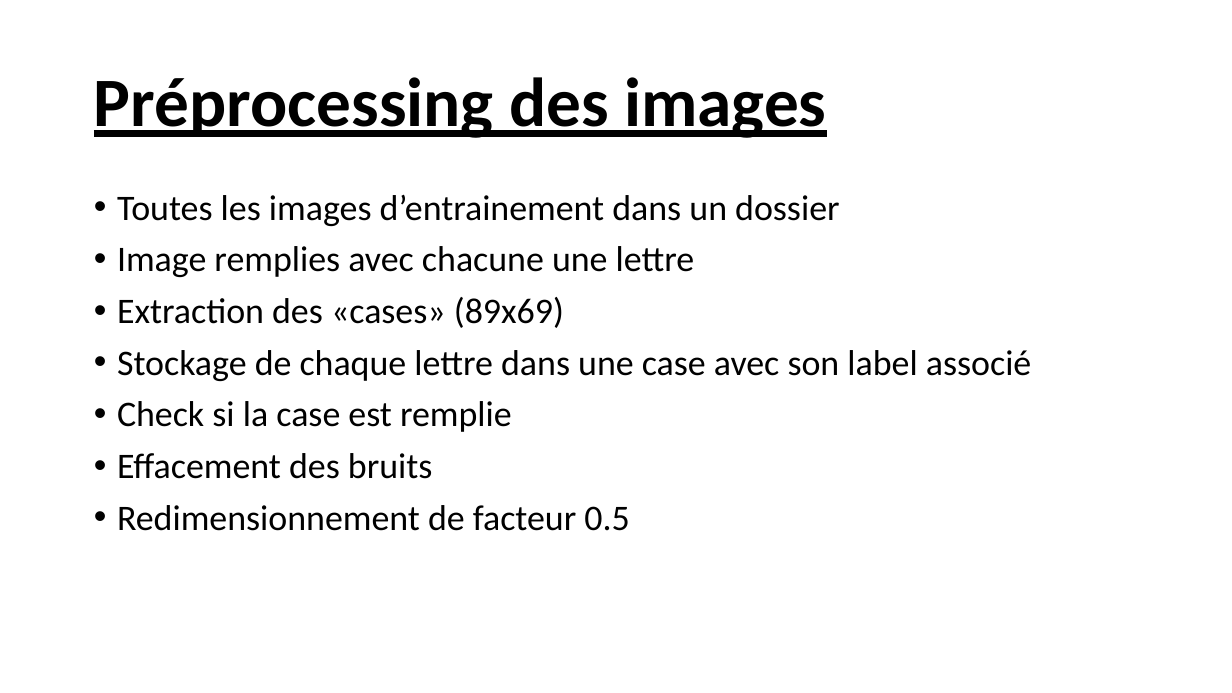
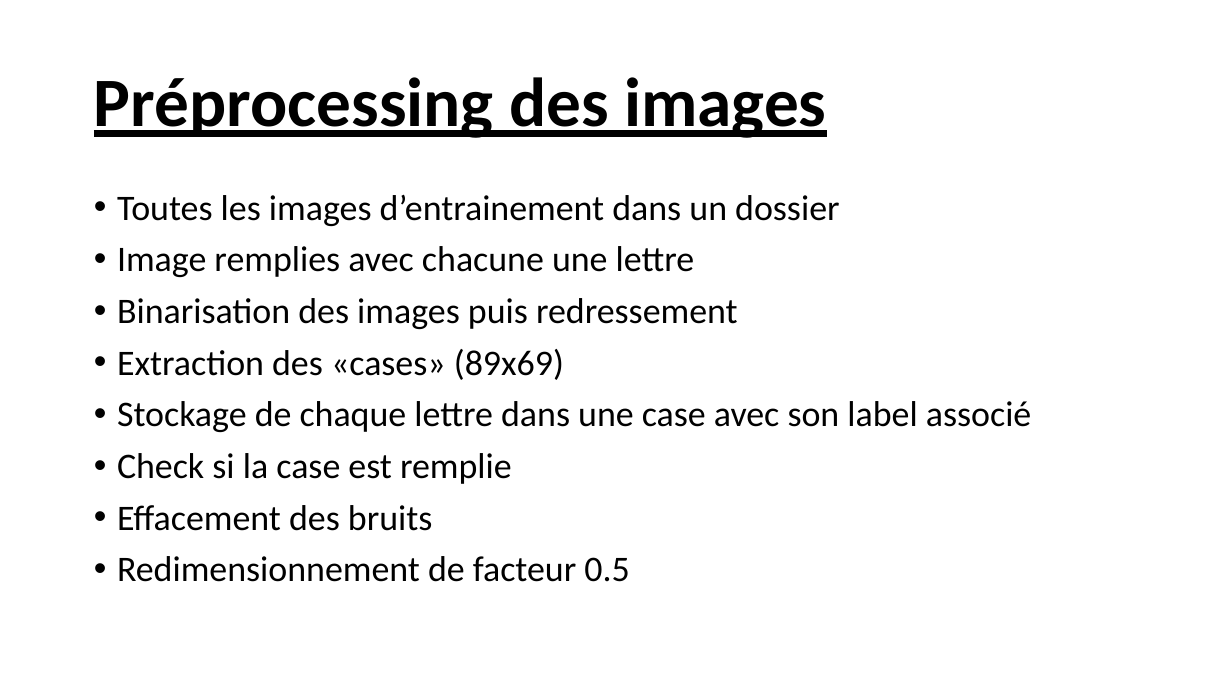
Before and after one commit to MacherelR/ProjetML4E, a slide deck: slide 3 of Présentation/MachLearn_Macherel_Evard.pptx. Drawn at 1232x693 pixels with LibreOffice and Linux fonts; fonts in the diff are those of the drawing. Boxes give left, top, right and bottom in pixels: in the first picture for what was removed or moved away, otherwise in the second. Text is boxed around its words. In the diff, an @@ line names an element or a change of style, - is before the commit and + after.

```diff
--- a/Présentation/MachLearn_Macherel_Evard.pptx
+++ b/Présentation/MachLearn_Macherel_Evard.pptx
@@ text at (117, 298, 738, 329): paragraph added @@
+• Binarisation des images puis redressement
```
Also in this commit, not shown: 1 slide added.
